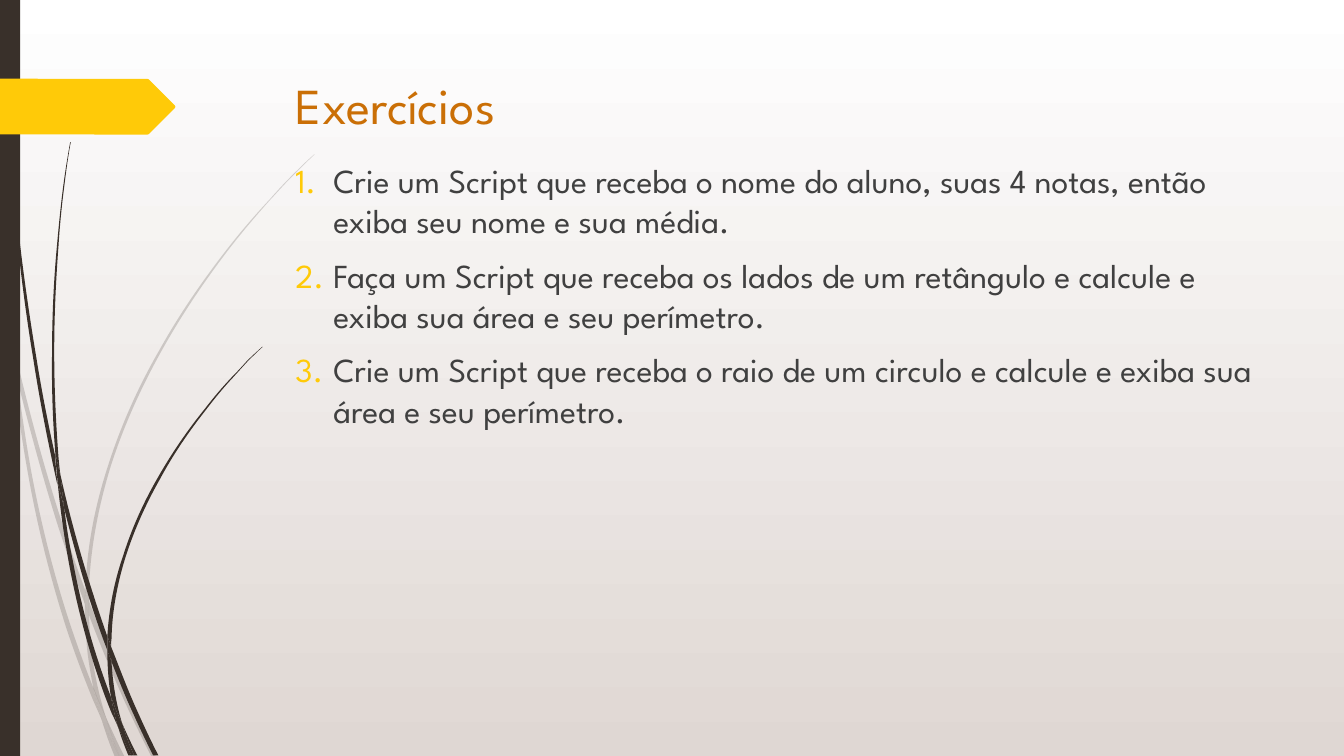
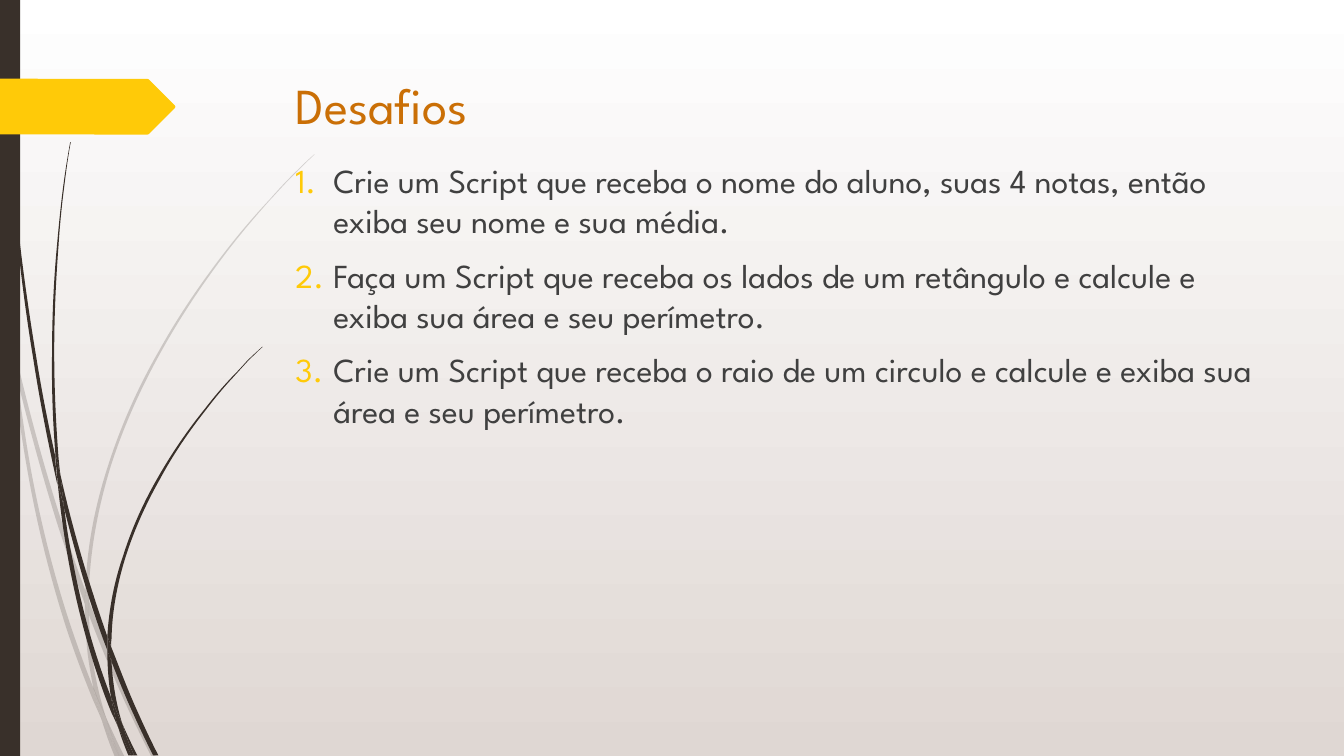
Before and after one commit to DiegoMeruoca/diegomeruoca.github.io, a slide deck: slide 18 of content/TRC/Script/2 - Matematica no ShellScript.ppsx. Drawn at 1344x756 pixels with LibreOffice and Linux fonts; fonts in the diff are those of the drawing. Boxes give left, top, right and bottom in pixels: in the first picture for what was removed or moved away, otherwise in the second. Text is boxed around its words. In the diff, an @@ line names an element or a change of style, - is before the commit and + after.

```diff
--- a/content/TRC/Script/2 - Matematica no ShellScript.ppsx
+++ b/content/TRC/Script/2 - Matematica no ShellScript.ppsx
@@ title at box(296, 88, 468, 125): text changed @@
-Exercícios
+Desafios
```
Also in this commit, not shown: 2 other slides changed, 1 slide added, 1 slide removed, 23 other files.
